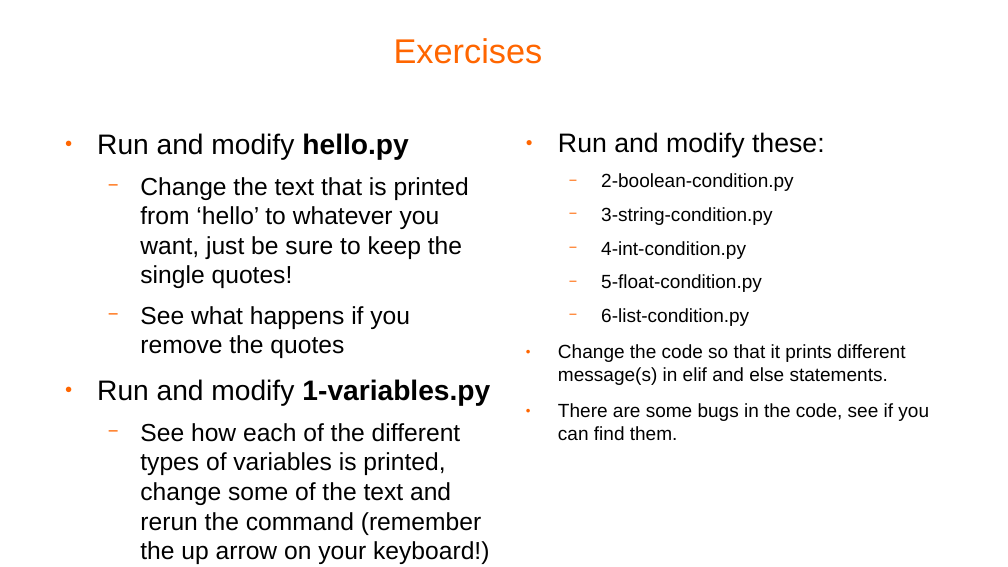
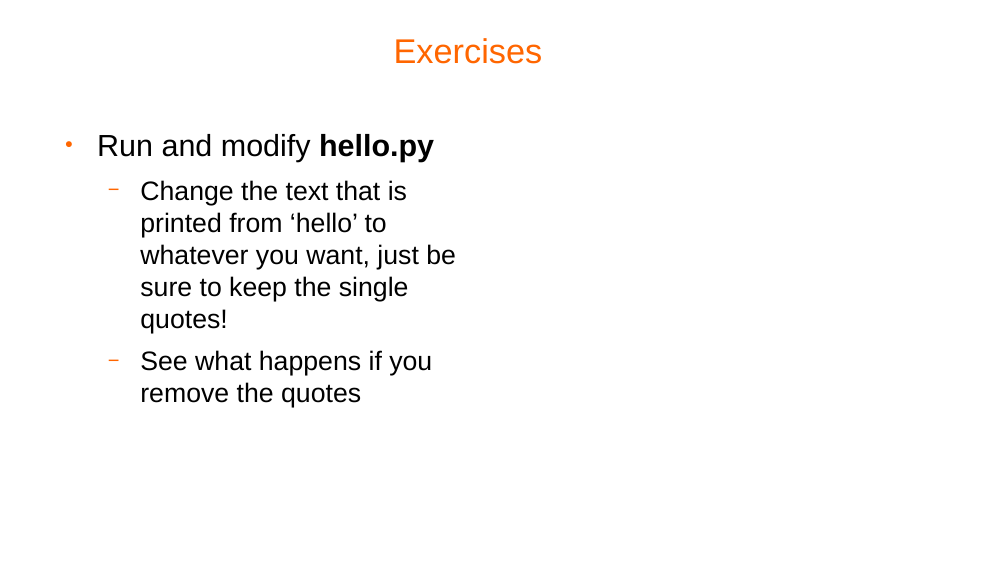
Before and after one commit to pellcorp/coding, a slide deck: slide 8 of docs/python-coding.odp (slide 11 before the commit). Drawn at 1008x567 pixels with LibreOffice and Linux fonts; fonts in the diff are those of the drawing; background and template pictures are left out. Boxes give left, top, right and bottom in pixels: in the first picture for what was removed or moved away, otherwise in the second. Text is boxed around its words. In the diff, an @@ line names an element or a change of style, - is before the commit and + after.

```diff
--- a/docs/python-coding.odp
+++ b/docs/python-coding.odp
@@ text "Run and modify hello.py" at (97,134,456,408): size 22.2 to 24 pt in "Run and modify hello.py"; size 19.4 to 21 pt in "Change the text that is printed from ...", "See what happens if you remove the ..." @@
@@ text removed at (558,132,929,441) @@
-● Run and modify these:
-  − 2-boolean-condition.py
-  − 3-string-condition.py
-  − 4-int-condition.py
-  − 5-float-condition.py
-  − 6-list-condition.py
-● Change the code so that it prints different message(s) in elif and else statements.
-● There are some bugs in the code, see if you can find them.
@@ text at (97,379,490,535): paragraphs removed @@
-● Run and modify 1-variables.py
-  − See how each of the different types of variables is printed, change some of the text and rerun the command (remember the up arrow on your keyboard!)
```
Also in this commit, not shown: 2 other slides changed, 1 slide added, 1 slide removed, 1 other file.
